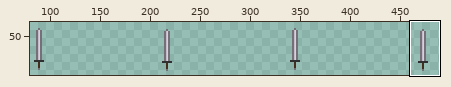
Edited in one commit: sprite sheet (Art/SpriteSheets/Weapons/Basic Sword/Knighty_Idle_BASIC_SWORD_SpriteSheet.png). The picture above shows the old version from afar; the outline marks the close-up.
Close-up. Before the commit:
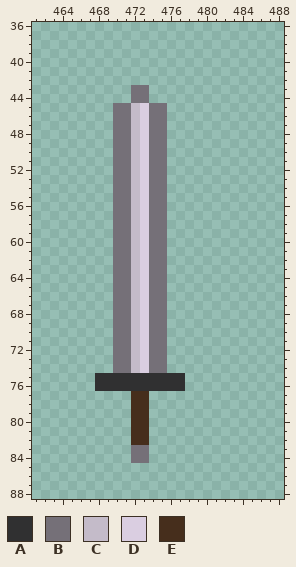
The file is 512x128 pixels. Shown: x 461..488, y 36..88. The wide view leaves out empty margins. The commit also changed other parts of the picture, which this record leaves out.
Palette (. is transparent): A #303031  B #757078  C #c4bbc9  D #dacee1  E #462e1c
Pixels before, first column x 468:
43 ....BB....
44 ....BB....
45 ..BBCDBB..
46 ..BBCDBB..
47 ..BBCDBB..
48 ..BBCDBB..
49 ..BBCDBB..
50 ..BBCDBB..
51 ..BBCDBB..
52 ..BBCDBB..
53 ..BBCDBB..
54 ..BBCDBB..
55 ..BBCDBB..
56 ..BBCDBB..
57 ..BBCDBB..
58 ..BBCDBB..
59 ..BBCDBB..
60 ..BBCDBB..
61 ..BBCDBB..
62 ..BBCDBB..
63 ..BBCDBB..
64 ..BBCDBB..
65 ..BBCDBB..
66 ..BBCDBB..
67 ..BBCDBB..
68 ..BBCDBB..
69 ..BBCDBB..
70 ..BBCDBB..
71 ..BBCDBB..
72 ..BBCDBB..
73 ..BBCDBB..
74 ..BBCDBB..
75 AAAAAAAAAA
76 AAAAAAAAAA
77 ....EE....
78 ....EE....
79 ....EE....
80 ....EE....
81 ....EE....
82 ....EE....
83 ....BB....
84 ....BB....
The same view after the edit:
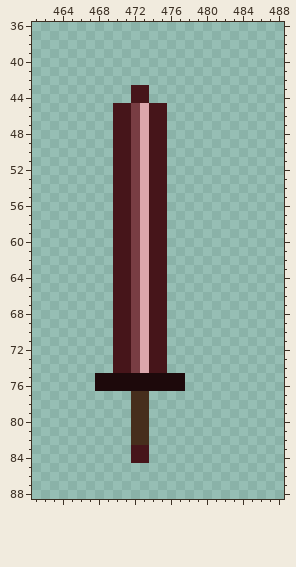
What changed:
Colour A changes from #303031 to #1d090b.
Colour B changes from #757078 to #46151a.
Colour C changes from #c4bbc9 to #783d43.
Colour D changes from #dacee1 to #dca6ac.
